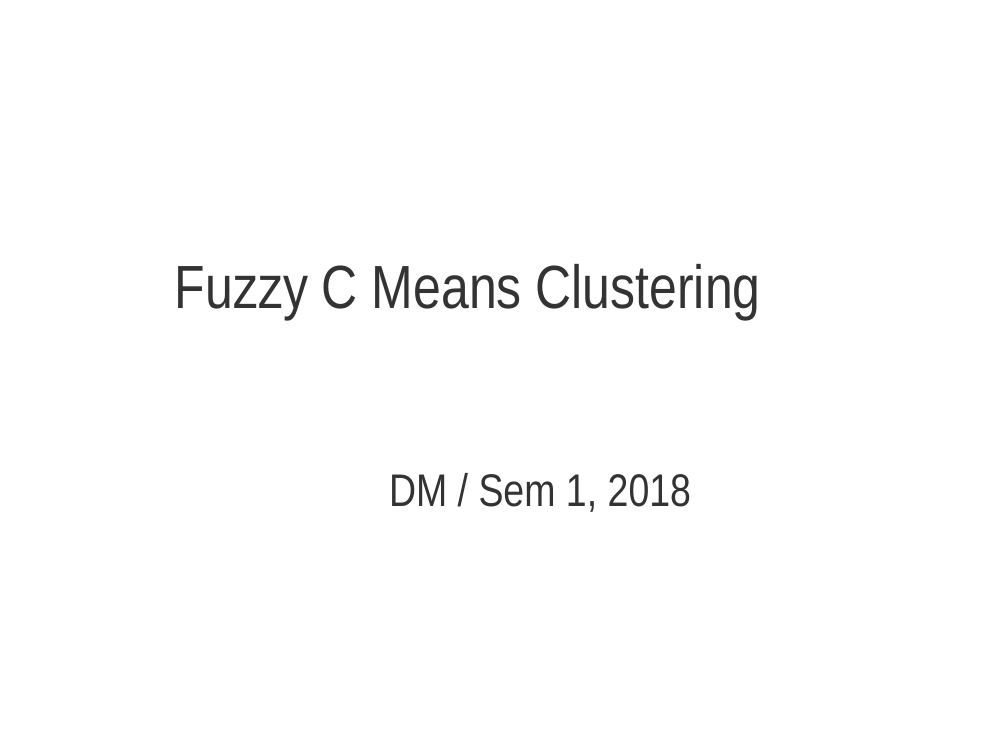
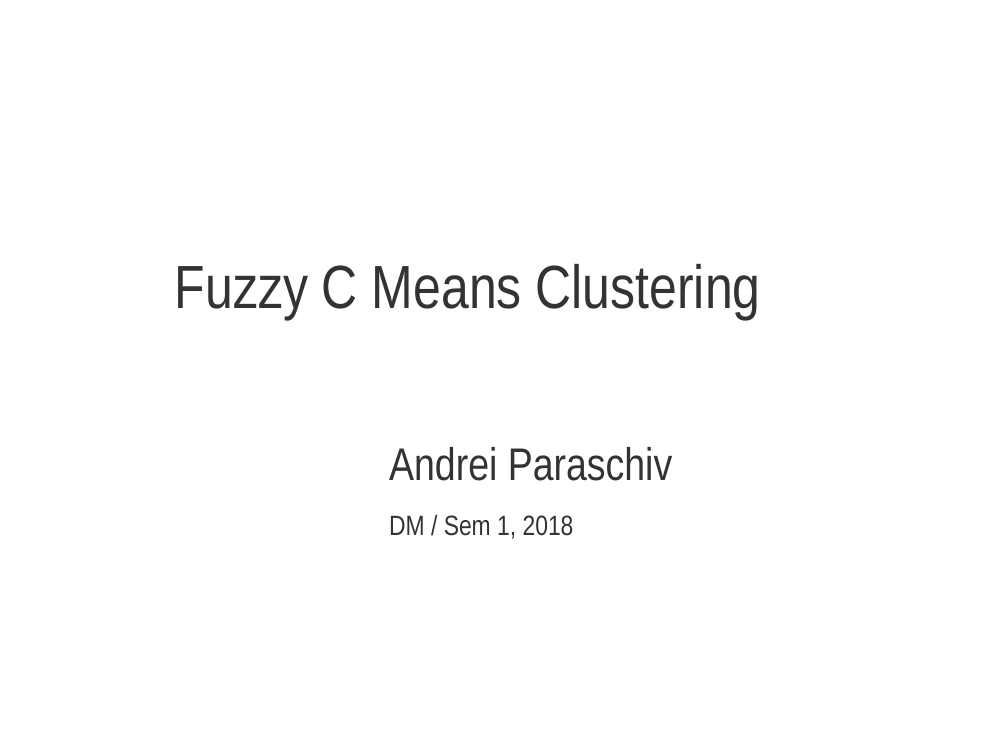
Before and after one commit to AndyTheFactory/DM, a slide deck: slide 1 of Prezentare/FCM.ppt. Drawn at 1008x756 pixels with LibreOffice and Linux fonts; fonts in the diff are those of the drawing; background and template pictures are left out. Boxes give left, top, right and bottom in pixels: in the first picture for what was removed or moved away, otherwise in the second. Text is boxed around its words. In the diff, an @@ line names an element or a change of style, - is before the commit and + after.

```diff
--- a/Prezentare/FCM.ppt
+++ b/Prezentare/FCM.ppt
@@ text at bbox=[389, 447, 672, 481]: paragraph added @@
+Andrei Paraschiv
@@ text at bbox=[389, 515, 574, 539]: size 36 to 22 pt in "DM / Sem 1, 2018" @@
```
Also in this commit, not shown: 4 other slides changed, 9 other files.
